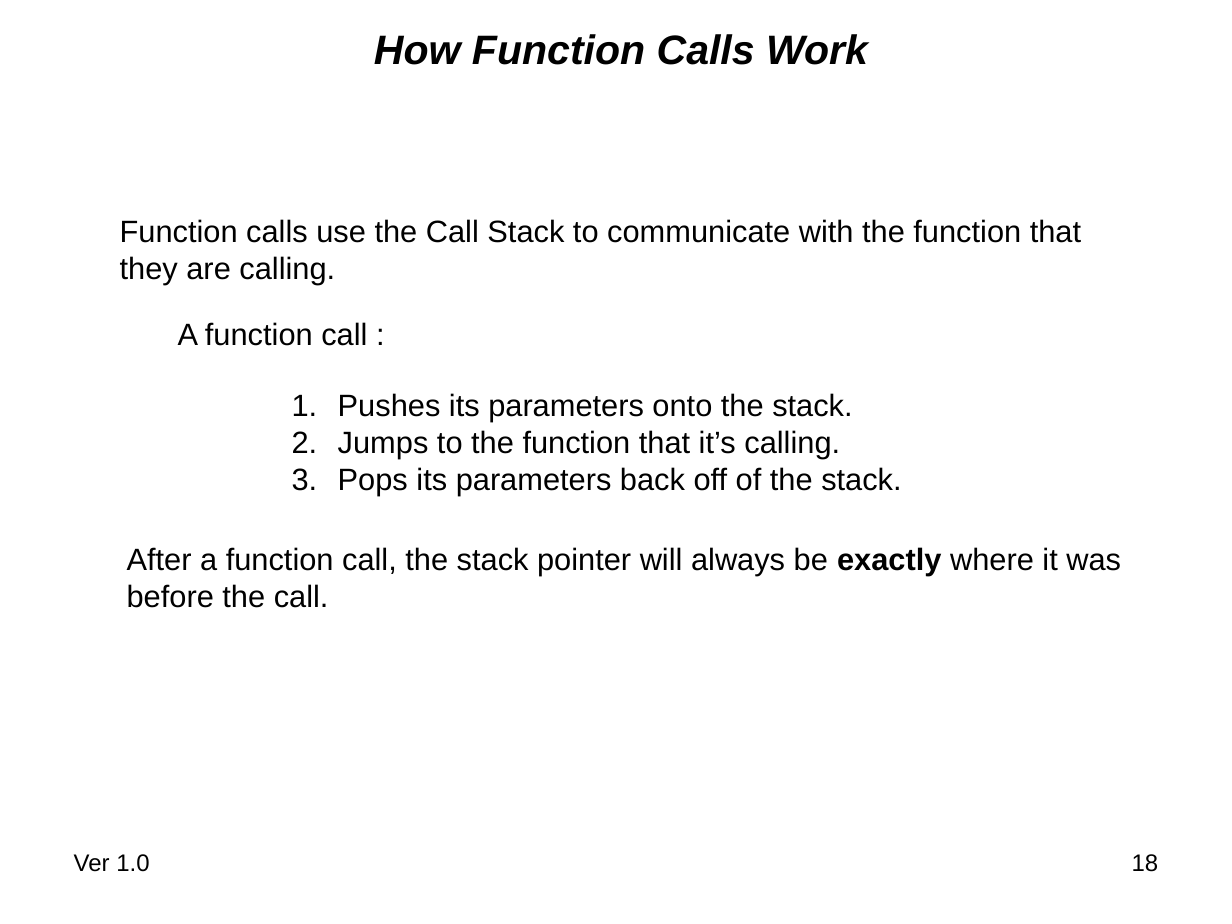
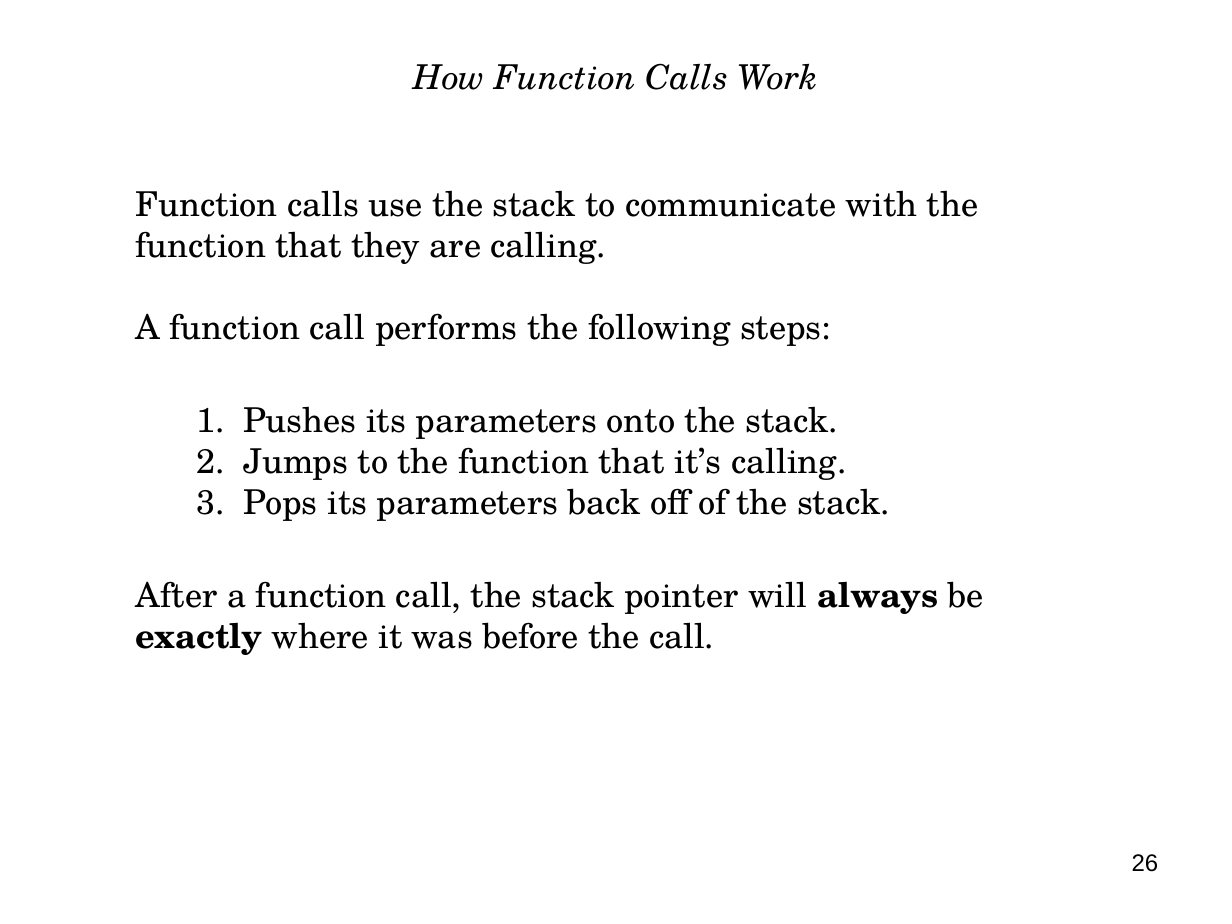
Before and after one commit to nasa/trick, a slide deck: slide 26 of share/doc/trick/Basics_of_Program_Memory_and_Variables.ppt (slide 18 before the commit). Drawn at 1232x924 pixels with LibreOffice and Linux fonts; fonts in the diff are those of the drawing; background and template pictures are left out. Boxes give left, top, right and bottom in pixels: in the first picture for what was removed or moved away, otherwise in the second. Text is boxed around its words. In the diff, an @@ line names an element or a change of style, - is before the commit and + after.

```diff
--- a/share/doc/trick/Basics_of_Program_Memory_and_Variables.ppt
+++ b/share/doc/trick/Basics_of_Program_Memory_and_Variables.ppt
@@ text "How Function Calls Work" moved from (x1=374, y1=34, x2=868, y2=65) to (x1=414, y1=63, x2=818, y2=90) @@
@@ text "How Function Calls Work" at (x1=414, y1=63, x2=818, y2=90): size 24 to 20 pt, font Arial to TeX Gyre Schola, bold off; vertical alignment middle to top @@
@@ text at (x1=135, y1=190, x2=978, y2=264): text changed; size 18 to 20 pt; font Arial to TeX Gyre Schola @@
-Function calls use the Call Stack to communicate with the function that
-they are calling.
+Function calls use the stack to communicate with the function that they are calling.
@@ text at (x1=135, y1=313, x2=831, y2=346): text changed; size 18 to 20 pt; font Arial to TeX Gyre Schola @@
-A function call :
+A function call performs the following steps:
@@ text "Pushes its parameters onto the ..." moved from (x1=338, y1=393, x2=901, y2=496) to (x1=243, y1=406, x2=890, y2=521) @@
@@ text "Pushes its parameters onto the ..." at (x1=243, y1=406, x2=890, y2=521): size 18 to 20 pt, font Arial to TeX Gyre Schola @@
@@ text at (x1=135, y1=581, x2=984, y2=655): text changed; size 18 to 20 pt; font Arial to TeX Gyre Schola @@
-After a function call, the stack pointer will always be exactly where it was
-before the call.
+After a function call, the stack pointer will always be exactly where it was before the call.
@@ text removed at (x1=74, y1=854, x2=149, y2=872) @@
-Ver 1.0
@@ page number at (x1=1132, y1=854, x2=1159, y2=872): text changed @@
-18
+26
```
Also in this commit, not shown: 25 other slides changed, 24 slides added, 10 slides removed, 1 other file.
